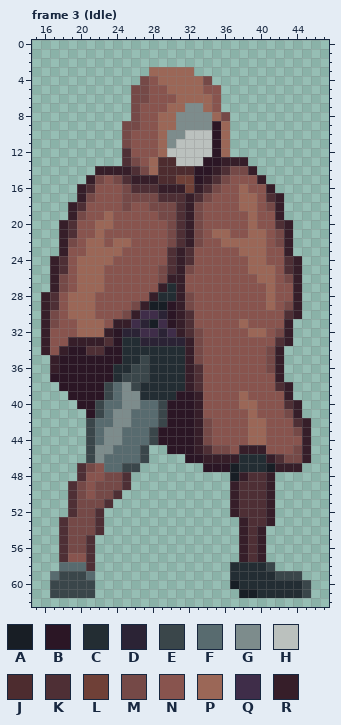
Pixel-art file -- Personal_Roberto/ASEPRITE/1. Liora/Liora_Idle.aseprite. The picture above was drawn from the file before the commit.
64x64 pixels, 8 frames. Colours within 5 levels of each other are drawn and written as one. Shown: frame 3 (Idle): x 15..47, y 0..62. The commit also changed other frames, which this record leaves out.
Palette (. is transparent): A #181e25  B #2b1625  C #232d33  D #2b2335  E #3a464a  F #586b6f  G #7d8c8c  H #bbc1be  J #4d2c2f  K #4e2f35  L #6f4037  M #754947  N #88544e  P #9b6757  Q #3f2d49  R #361e29
New version:
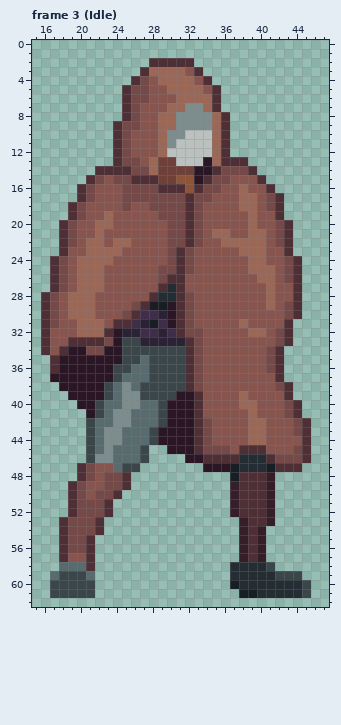
Changes in this commit:
colour J: #4d2c2f -> #6f4037
colour L: #6f4037 -> #8e5439
Changed rows in their new state; - is a pixel that keeps its letter.
Frame 3 (Idle), layer "Flattened":
first column x 16:
 2 ------------KKKKK-------------
 3 -----------K----NK------------
 4 ----------K------NK-----------
 5 ---------K---------K----------
 6 ---------K---------K----------
 7 ---------K---------K----------
 8 ---------K----------K---------
 9 --------K----------PK---------
10 --------K----------PK---------
11 --------K----------PK---------
12 --------KM---------PK---------
13 --------KM---------PKKK-------
14 ------KKKKM--------KM--K------
15 -----K---MKKK-----KM----K-----
16 ----KM----MMMKKK-KM------K----
17 ----K--------MMMKM-------MK---
18 ---KM----------MK---------K---
19 ---K-----------MK---------K---
20 --KM-----------MK---------MK--
21 --KM-----------MK----------K--
22 --K------------MK----------K--
23 --K-----------MKM----------K--
24 -KM-----------MKM----------MK-
25 -KM-----------MK-----------MK-
26 -K------------KK------------K-
27 -K-----------K-K------------K-
28 KM----------K--K------------K-
29 KM---------K---K------------K-
30 K---------K----KM----------MK-
31 K-------KK-----KM----------K--
32 K------K-------KM----------K--
33 K--KKKKM-EE-----K---------MK--
34 K-K--MM--EEEEEEEK---------K---
35 -K-------EEFEEEEK---------K---
36 -K------EEFFEEEEKM--------K---
37 --------EFFFEEEEKM--------K---
38 ----------FEEEEEKM--------MK--
39 -----------EEEE--K---------K--
40 -----------------K---------MK-
41 -----------------K----------K-
42 -----------------K----------MK
43 -----------------K-----------K
44 -----------------K-----------K
45 ------F----------KM---KKK----K
46 -------G----------KKKK---KM--K
47 -------N------------------KKK-
48 -----M----------------K-------
49 ------N-----------------------
52 ------MK----------------------
Changed places in both pictures, as pixel boxes (x1, y1, x2, y2):
changed: (41, 58, 311, 517)
